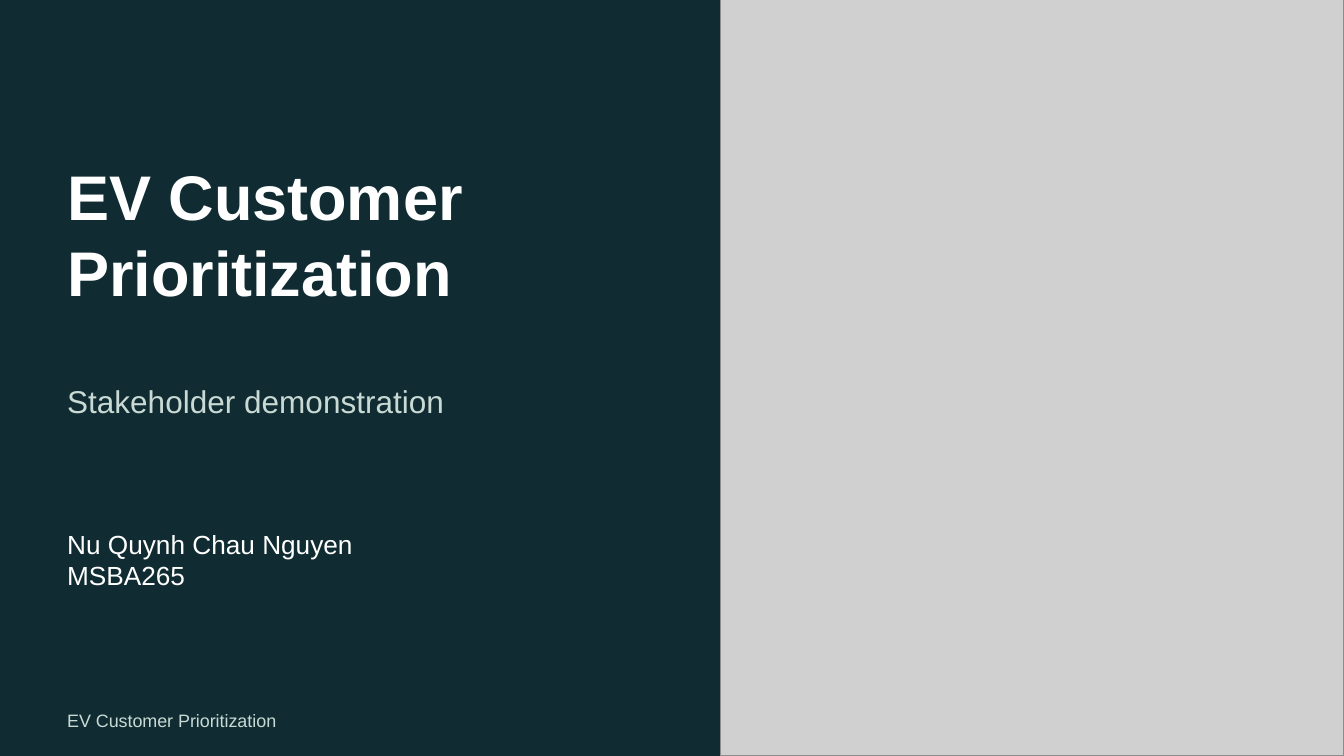
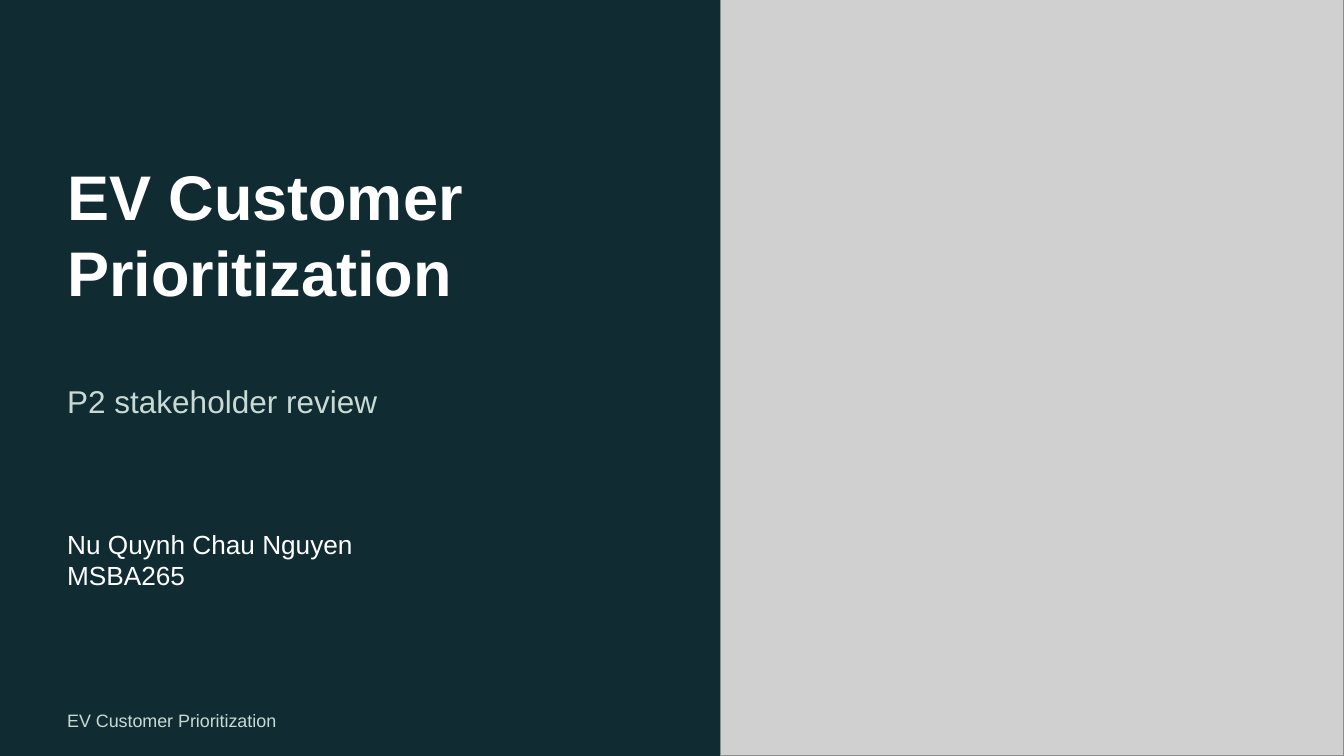
Before and after one commit to Nuquynhchaunguyen/ev-customer-prioritization, a slide deck: slide 1 of docs/P2/EV_Customer_Prioritization_Stakeholder_Presentation.pptx. Drawn at 1344x756 pixels with LibreOffice and Linux fonts; fonts in the diff are those of the drawing; grey boxes stand for pictures. Boxes give left, top, right and bottom in pixels: in the first picture for what was removed or moved away, otherwise in the second. Text is boxed around its words. In the diff, an @@ line names an element or a change of style, - is before the commit and + after.

```diff
--- a/docs/P2/EV_Customer_Prioritization_Stakeholder_Presentation.pptx
+++ b/docs/P2/EV_Customer_Prioritization_Stakeholder_Presentation.pptx
@@ text at box(67, 390, 377, 414): text changed @@
-Stakeholder demonstration
+P2 stakeholder review
```
Also in this commit, not shown: 6 other slides changed, 3 other files.
